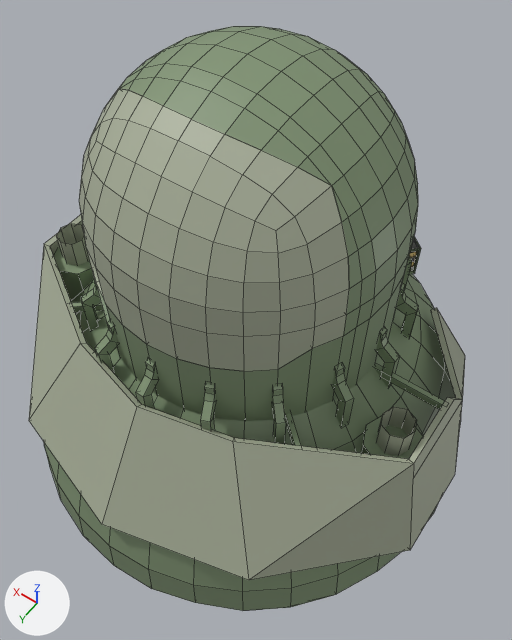
The FBX model Coop-Mech-Game/Assets/Art/FBX/SmallMechExport4.fbx as it was, and as the next commit left it.
One viewpoint serves both versions: a 50 mm lens placed at (-3.16, 4.31, 11.51), pointed at (0.1, -0.26, 4.33). Lighting does not change. The marker at lower left points along +X, +Y and +Z. The first picture is the older version. Mesh edges are drawn as thin lines. Vertices at exactly the same position are counted once.

The first picture shows 'LightMechV2_EXPORT'.
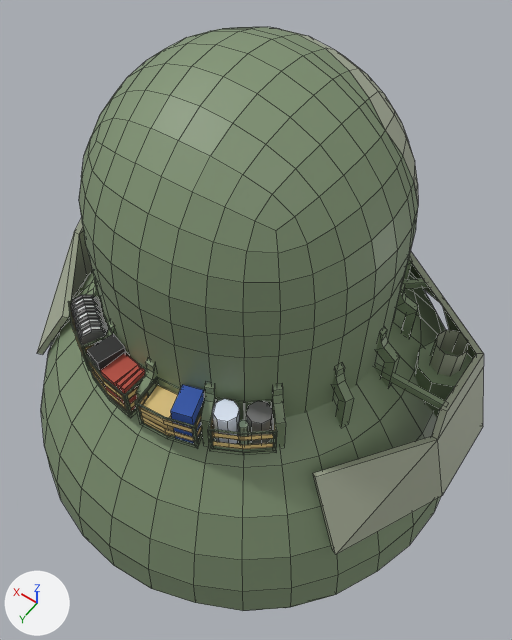
Location of each change, (x1, y1, x2, y2) in pixels of the pictures (512 x 640 px):
'LightMechV2_EXPORT', reshaped, turned: before (29, 26, 465, 611); after (37, 27, 484, 611)
part 1 of me_cube_052, reshaped: before (305, 281, 362, 413)

What changed in the scene script:
```text
Change me_cube_052:
    used by ob_lightmechv2_export; location = (0.0, 0.0, 0.0); rotation_euler = (1.571, 0.0, -3.142), in degrees (90, 0, -180); scale = (0.01, 0.01, 0.01)
    remove me_cube_052.from_pydata(...)  # 2890 vertices, 2770 faces; spans x -290.0..290.0, y 1.0..824.0, z -289.0..289.0
    add me_cube_052.from_pydata(...)  # 2692 vertices, 2540 faces; spans x -290.0..290.0, y 1.0..824.0, z -289.0..289.0
    me_cube_052 part 1
    198 vertices are removed from x -161.0..161.0, y 604.0..818.0, z -161.0..161.0
    234 faces are deleted
    4 new faces join them, mat_green (greyish green #809373)
Change ob_lightmechv2_export:
    ob_lightmechv2_export.rotation_euler: (1.571, 0.0, -3.142) -> (1.571, 0.0, 0.0)  # degrees (90, 0, -180) -> degrees (90, 0, 0)
```
